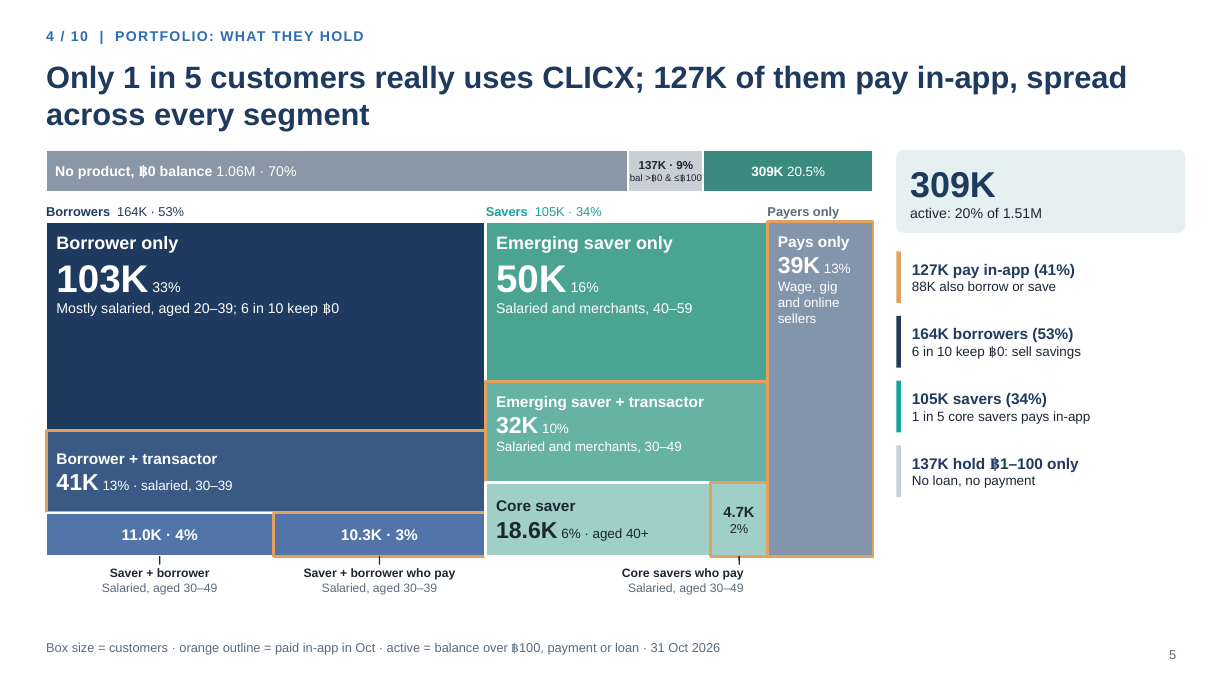
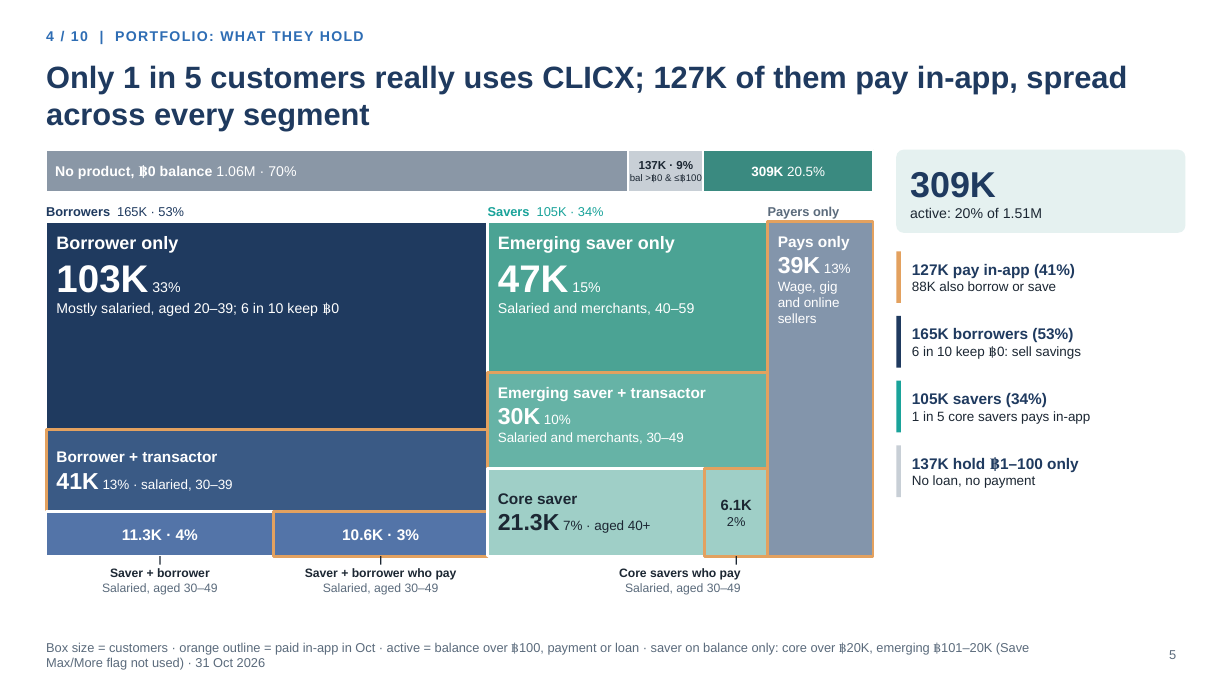
Before and after one commit to hweisim/claude_code, a slide deck: slide 5 of clicx_insights/CLICX_Storyline_v2.pptx. Drawn at 1232x693 pixels with LibreOffice and Linux fonts; fonts in the diff are those of the drawing; background and template pictures are left out. Boxes give left, top, right and bottom in pixels: in the first picture for what was removed or moved away, otherwise in the second. Text is boxed around its words. In the diff, an @@ line names an element or a change of style, - is before the commit and + after.

```diff
--- a/clicx_insights/CLICX_Storyline_v2.pptx
+++ b/clicx_insights/CLICX_Storyline_v2.pptx
@@ text at <box>46,207,184,216</box>: text changed @@
-Borrowers 164K · 53%
+Borrowers 165K · 53%
@@ rectangle "Emerging saver only": place and size @@
-rectangle "Emerging saver only" at <box>486,222,768,382</box>
+rectangle "Emerging saver only" at <box>488,222,768,372</box>
@@ text in rectangle at <box>498,265,600,292</box>: text changed @@
-50K 16%
+47K 15%
@@ text at <box>912,328,1073,342</box>: text changed @@
-164K borrowers (53%)
+165K borrowers (53%)
@@ rectangle "Emerging saver + transactor": place and size @@
-rectangle "Emerging saver + transactor" at <box>486,382,768,483</box>
+rectangle "Emerging saver + transactor" at <box>488,372,768,469</box>
@@ text in rectangle at <box>498,408,571,424</box>: text changed @@
-32K 10%
+30K 10%
@@ rectangle "Core saver": place and size @@
-rectangle "Core saver" at <box>486,482,711,556</box>
+rectangle "Core saver" at <box>488,469,705,556</box>
@@ rectangle "6.1K": place and size @@
-rectangle "6.1K" at <box>711,482,768,556</box>
+rectangle "6.1K" at <box>705,469,768,556</box>
@@ text in rectangle at <box>721,499,752,510</box>: text changed @@
-4.7K
+6.1K
@@ text in rectangle at <box>122,529,198,540</box>: text changed @@
-11.0K · 4%
+11.3K · 4%
@@ text in rectangle at <box>342,529,419,540</box>: text changed @@
-10.3K · 3%
+10.6K · 3%
@@ text in rectangle at <box>498,514,651,533</box>: text changed @@
-18.6K 6% · aged 40+
+21.3K 7% · aged 40+
@@ text at <box>323,583,439,595</box>: text changed @@
-Salaried, aged 30–39
+Salaried, aged 30–49
@@ text at <box>46,642,1029,670</box>: text changed @@
-Box size = customers · orange outline = paid in-app in Oct · active = balance over ฿100, payment or loan · 31 Oct 2026
+Box size = customers · orange outline = paid in-app in Oct · active = balance over ฿100, payment or loan · saver on balance only: core over ฿20K, emerging ฿101–20K (Save Max/More flag not used) · 31 Oct 2026
```
Also in this commit, not shown: 5 other files.
